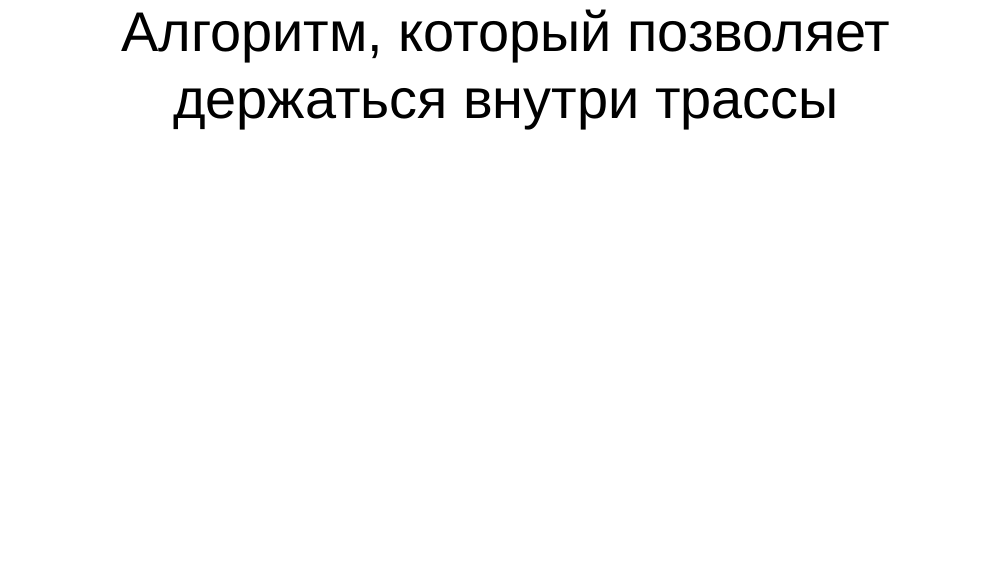
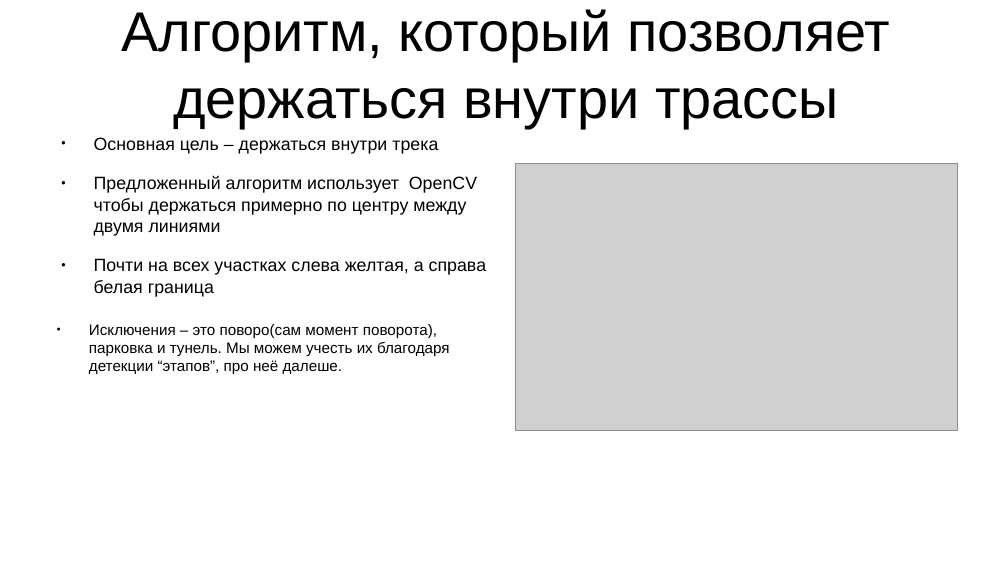
Before and after one commit to NikitaGoltsev/Auto_Race_challange, a slide deck: slide 3 of presintation.odp. Drawn at 1008x567 pixels with LibreOffice and Linux fonts; fonts in the diff are those of the drawing; grey boxes stand for pictures. Boxes give left, top, right and bottom in pixels: in the first picture for what was removed or moved away, otherwise in the second. Text is boxed around its words. In the diff, an @@ line names an element or a change of style, - is before the commit and + after.

Commit message:
Update

```diff
--- a/presintation.odp
+++ b/presintation.odp
@@ text added at bbox=[94, 137, 487, 297], 14 pt, text #000000 @@
+● Основная цель – держаться внутри трека
+● Предложенный алгоритм использует OpenCV чтобы держаться примерно по центру между двумя линиями
+● Почти на всех участках слева желтая, а справа белая граница
@@ picture added at bbox=[515, 163, 958, 431] @@
@@ text added at bbox=[89, 324, 450, 374], 12 pt, text #000000 @@
+● Исключения – это поворо(сам момент поворота), парковка и тунель. Мы можем учесть их благодаря детекции “этапов”, про неё далеше.
```
Also in this commit, not shown: 2 slides added.
